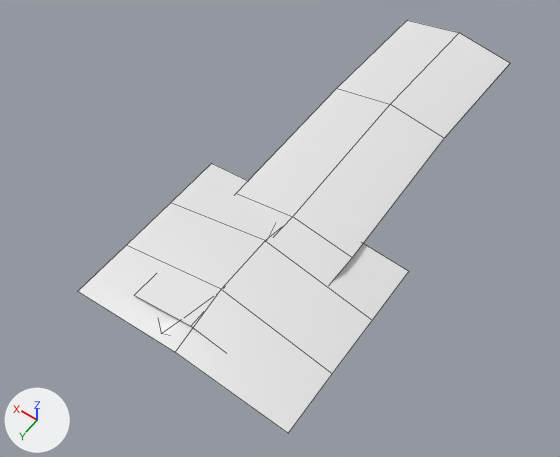
A saved change to the FBX model PFATAL/Assets/_Graph/Meshes/Enviro/vegetation/msh_ivy.fbx.
Before and after are seen from a 50 mm camera at (-2.31, 2.74, 5.13) aimed at (0.2, -0.77, -0.39). The lights are fixed; the arrows at lower left show +X, +Y and +Z. The older version comes first. Mesh edges are drawn as thin lines.

Names of what the first picture shows: 'msh_ivy_1', 'msh_ivy_2' and 1 more.
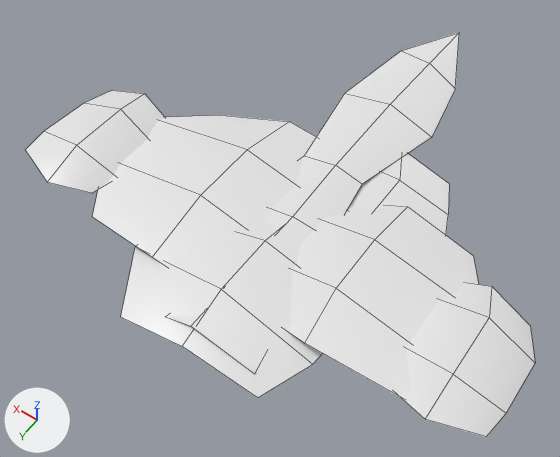
The change, as a diff of the scene's bpy script:
```diff
--- a/PFATAL/Assets/_Graph/Meshes/Enviro/vegetation/msh_ivy.fbx.py
+++ b/PFATAL/Assets/_Graph/Meshes/Enviro/vegetation/msh_ivy.fbx.py
@@ me_msh_ivy_1 @@
 # used by ob_msh_ivy_1; location = (0.0, 0.0, 0.0)
-me_msh_ivy_1.from_pydata(...)  # 12 vertices, 6 faces; spans x -1.04..1.04, y -0.86..0.86, z -0.13..0.11
-me_msh_ivy_1.vertices[0].co = (1.04, 0.86, -0.13)  # pixel (77, 291)
-me_msh_ivy_1.vertices[1].co = (-1.04, -0.86, -0.13)  # pixel (408, 271)
-me_msh_ivy_1.vertices[2].co = (-1.04, 0.86, -0.13)  # pixel (288, 433)
-me_msh_ivy_1.vertices[3].co = (1.04, -0.86, -0.13)  # pixel (211, 163)
-me_msh_ivy_1.vertices[5].co = (0.0, 0.86, -0.04)  # pixel (175, 352)
-me_msh_ivy_1.vertices[8].co = (-1.04, 0.29, -0.13)  # pixel (332, 373)
-me_msh_ivy_1.vertices[9].co = (-1.04, -0.29, -0.13)  # pixel (372, 320)
-me_msh_ivy_1.vertices[10].co = (1.04, -0.29, -0.13)  # pixel (170, 202)
-me_msh_ivy_1.vertices[11].co = (1.04, 0.29, -0.13)  # pixel (126, 245)
+me_msh_ivy_1.from_pydata(...)  # 12 vertices, 6 faces; spans x -0.91..0.97, y -0.86..0.84, z -0.13..0.11
+# me_msh_ivy_1 part 1
+me_msh_ivy_1.vertices[0].co = (0.59, 0.84, -0.13)  # pixel (120, 316)
+me_msh_ivy_1.vertices[1].co = (-0.57, -0.77, -0.13)
+me_msh_ivy_1.vertices[2].co = (-0.7, 0.77, -0.13)  # pixel (257, 397)
+me_msh_ivy_1.vertices[3].co = (0.62, -0.66, -0.13)
+me_msh_ivy_1.vertices[5].co = (-0.01, 0.79, -0.04)  # pixel (182, 346)
+me_msh_ivy_1.vertices[8].co = (-0.88, 0.31, -0.13)  # pixel (312, 364)
+me_msh_ivy_1.vertices[9].co = (-0.91, -0.29, -0.13)
+me_msh_ivy_1.vertices[10].co = (0.84, -0.23, -0.13)
+me_msh_ivy_1.vertices[11].co = (0.97, 0.26, -0.13)  # pixel (135, 246)
 me_msh_ivy_1.materials.append(mat_m_vegetation)
@@ me_msh_ivy_2 @@
 # used by ob_msh_ivy_2; location = (0.0, 0.0, 0.0)
-me_msh_ivy_2.from_pydata(...)  # 12 vertices, 6 faces; spans x -0.61..0.63, y -3.64..0.65, z -0.08..0.07
+me_msh_ivy_2.from_pydata(...)  # 19 vertices, 12 faces; spans x -0.58..0.53, y -3.64..0.65, z -0.08..0.07
+# me_msh_ivy_2 part 2
+# 2 vertices are removed from x -0.61..0.58, y -0.65, z -0.04
+# 6 faces are deleted
+# 5 vertices move from x -0.61..0.63, y -3.64..0.65, z -0.08..-0.04 to x -0.46..0.53, y -3.17..0.65, z -0.08..-0.04
+# 9 vertices are added at x -0.47..0.47, y -3.07..0.06, z -0.06..0.05
+# 12 new faces join them
 me_msh_ivy_2.materials.append(mat_m_vegetation)
@@ me_msh_ivy_3 @@
+me_msh_ivy_3.from_pydata(...)  # 60 vertices, 30 faces; spans x -2.24..2.6, y -1.99..0.3, z -0.14..0.13
+me_msh_ivy_3.materials.append(mat_m_vegetation)  # white #e7e7e7
@@ ob_msh_ivy_3 @@
+ob_msh_ivy_3 = bpy.data.objects.new('msh_ivy_3', me_msh_ivy_3)
+ob_msh_ivy_3.location = (0.0, 0.0, 0.0)
```

Location of each change, (x1, y1, x2, y2) in pixels of the pictures (560 x 457 px):
'msh_ivy_3', added
    after: (26, 90, 535, 437)
'msh_ivy_1', reshaped
    before: (78, 164, 409, 433)
    after: (121, 221, 323, 398)
'msh_ivy_2', reshaped
    before: (134, 20, 510, 339)
    after: (168, 33, 459, 374)
